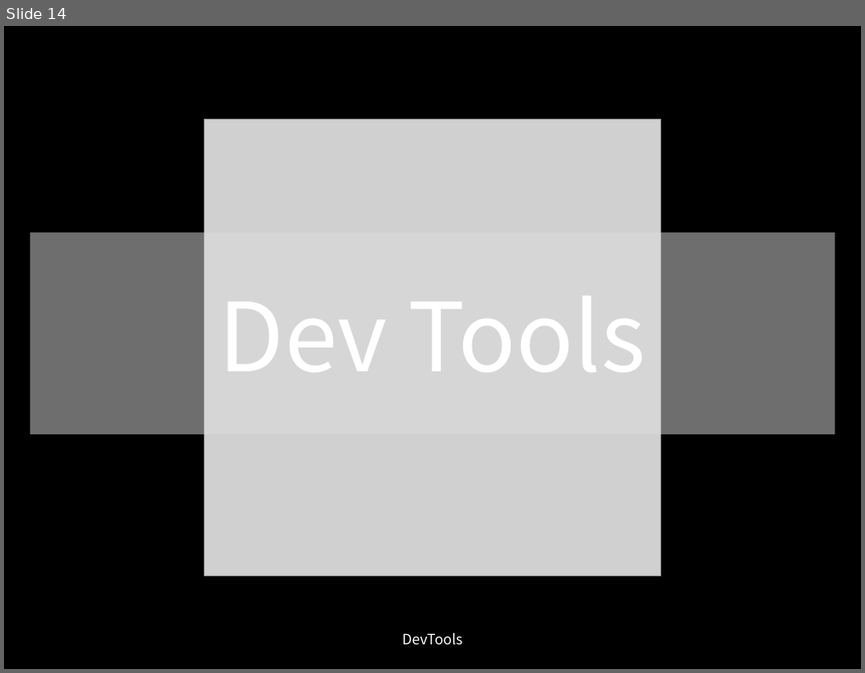
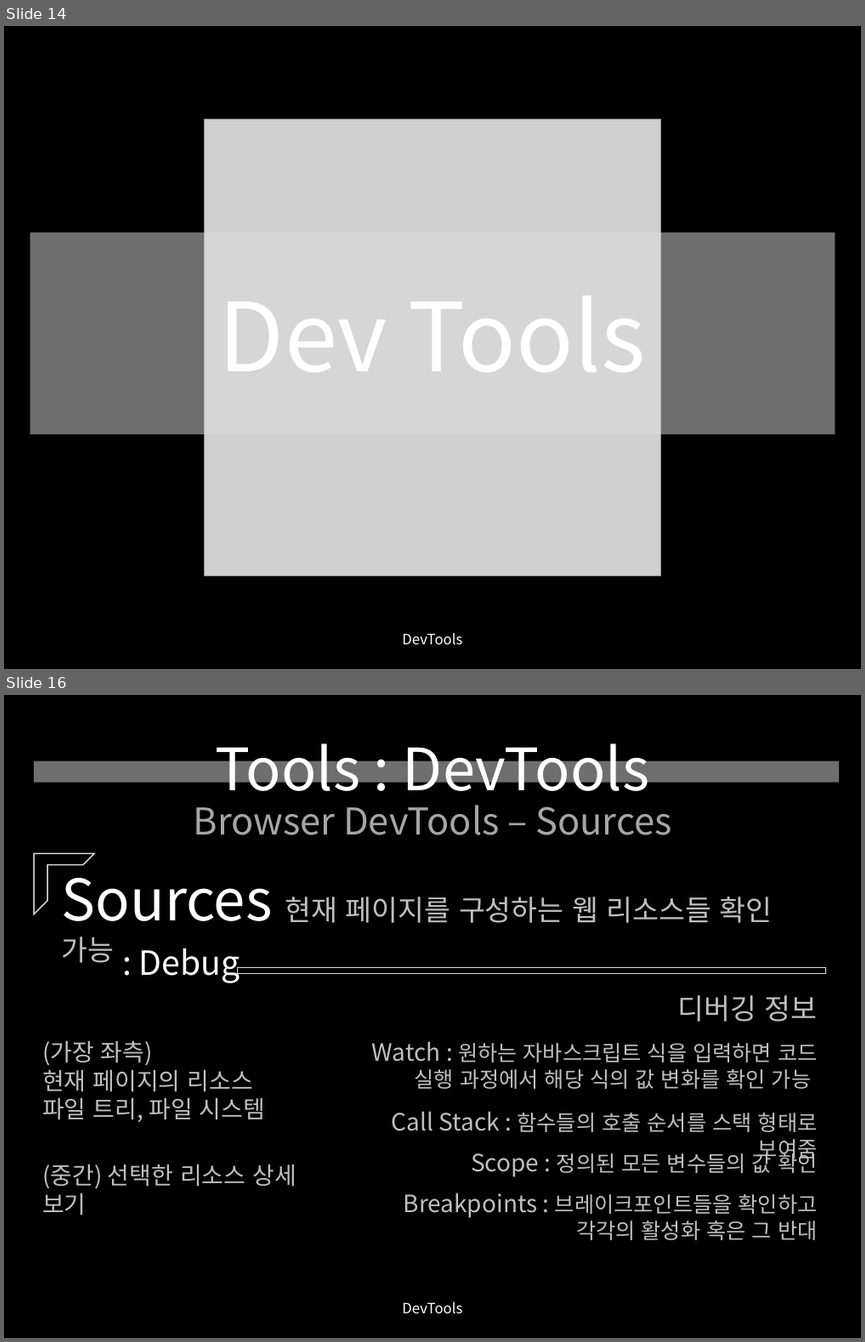
Before and after one commit to yusooo/Hacking, a slide deck: 웹해킹 정리.pptx. Shown one above the other, each under a label of ours: slide 14 before the commit, slides 14 and 16 after it; the slides between them are not shown. The pictures are 865x673 and 865x1342 pixels, drawn with LibreOffice and Linux fonts; fonts in the diff are those of the drawing; grey boxes stand for pictures. Boxes give left, top, right and bottom in pixels: in the first picture for what was removed or moved away, otherwise in the second. Text is boxed around its words. In the diff, an @@ line names an element or a change of style, - is before the commit and + after.

```diff
--- a/웹해킹 정리.pptx
+++ b/웹해킹 정리.pptx
@@ slide 16 added at [4, 695, 861, 1338], background #000000 @@
@@ title added at [194, 743, 671, 835], 31 pt, text #A6A6A6 @@
+Tools : DevTools
+Browser DevTools – Sources
@@ rectangle added at [34, 761, 839, 783], fill #DDDDDD at 50% opacity @@
@@ half frame added at [34, 853, 95, 914], fill #000000, outline #DDDDDD 1 pt @@
@@ text added at [61, 862, 772, 923], 24 pt, text #BFBFBF @@
+Sources 현재 페이지를 구성하는 웹 리소스들 확인 가능
@@ text added at [139, 947, 240, 983], 28 pt, text #FFFFFF @@
+: Debug
@@ rectangle added at [237, 968, 825, 973], fill #000000, outline #DDDDDD 1 pt @@
@@ text added at [677, 995, 817, 1021], 24 pt, text #BFBFBF @@
+디버깅 정보
@@ text added at [42, 1040, 265, 1122], 20 pt, text #BFBFBF @@
+(가장 좌측)
+현재 페이지의 리소스 파일 트리, 파일 시스템
@@ text added at [372, 1041, 817, 1089], 18 pt, text #BFBFBF @@
+Watch : 원하는 자바스크립트 식을 입력하면 코드 실행 과정에서 해당 식의 값 변화를 확인 가능
@@ text added at [392, 1111, 817, 1162], 18 pt, text #BFBFBF @@
+Call Stack : 함수들의 호출 순서를 스택 형태로 보여줌
@@ text added at [471, 1149, 817, 1177], 18 pt, text #BFBFBF @@
+Scope : 정의된 모든 변수들의 값 확인
@@ text added at [42, 1164, 296, 1214], 20 pt, text #BFBFBF @@
+(중간) 선택한 리소스 상세 보기
@@ text added at [404, 1192, 817, 1240], 18 pt, text #BFBFBF @@
+Breakpoints : 브레이크포인트들을 확인하고 각각의 활성화 혹은 그 반대
@@ text added at [402, 1301, 462, 1314], 12 pt, text #FFFFFF @@
+DevTools
```
Also in this commit, not shown: 2 slides changed, 11 other slides added.
